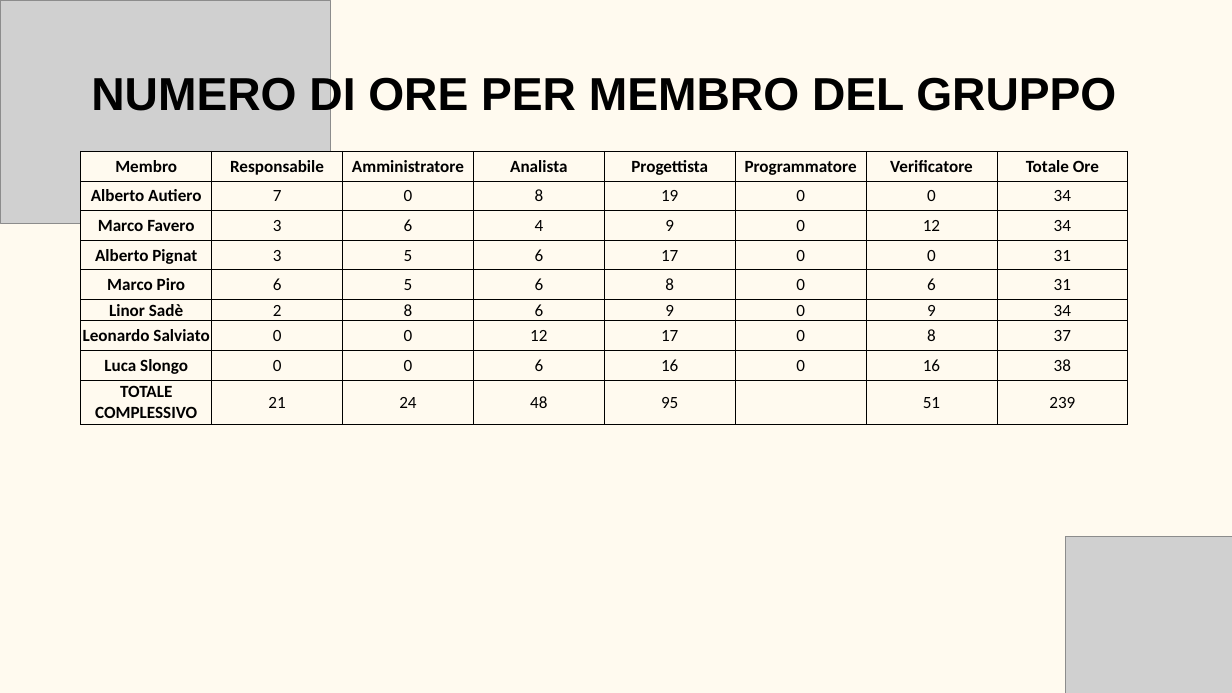
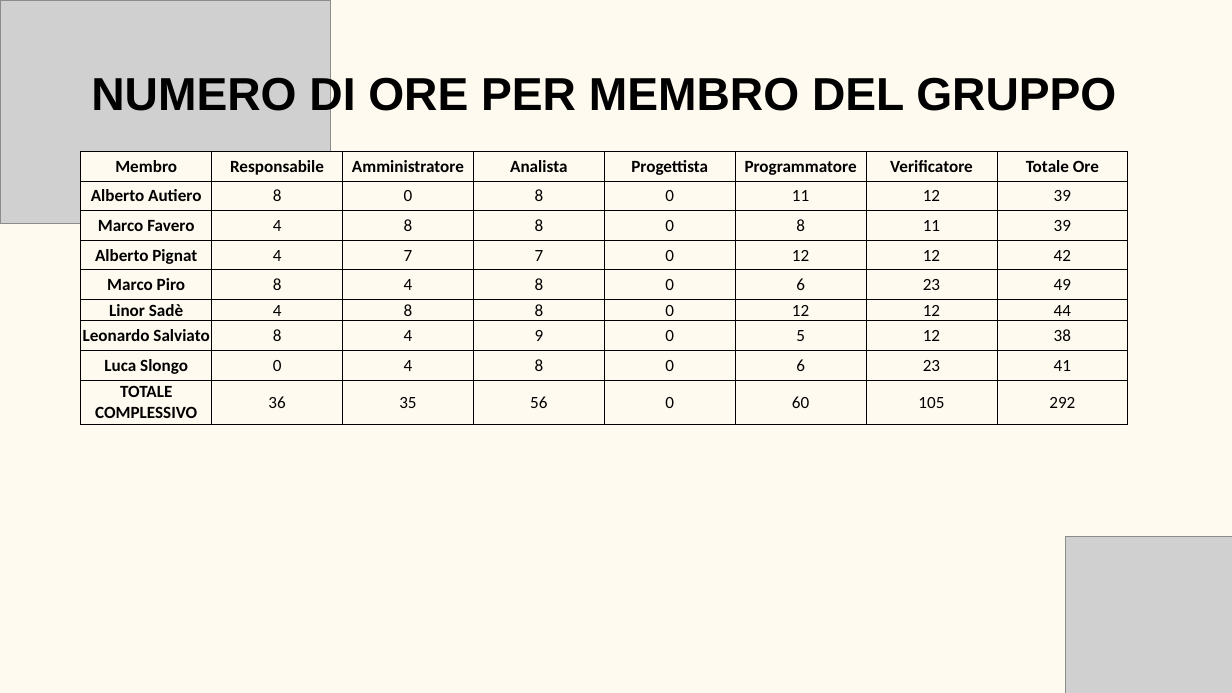
Before and after one commit to BugBustersUnipd/DocumentazioneSWE, a slide deck: slide 10 of RTB/PRESENTAZIONE RTB/Presentazione RTB.pptx. Drawn at 1232x693 pixels with LibreOffice and Linux fonts; fonts in the diff are those of the drawing; grey boxes stand for pictures. Boxes give left, top, right and bottom in pixels: in the first picture for what was removed or moved away, otherwise in the second. Text is boxed around its words. In the diff, an @@ line names an element or a change of style, - is before the commit and + after.

```diff
--- a/RTB/PRESENTAZIONE RTB/Presentazione RTB.pptx
+++ b/RTB/PRESENTAZIONE RTB/Presentazione RTB.pptx
@@ table at (x1=81, y1=151, x2=1125, y2=424) @@
-row 2: Alberto Autiero | 7 | 0 | 8 | 19 | 0 | 0 | 34
+row 2: Alberto Autiero | 8 | 0 | 8 | 0 | 11 | 12 | 39
-row 3: Marco Favero | 3 | 6 | 4 | 9 | 0 | 12 | 34
+row 3: Marco Favero | 4 | 8 | 8 | 0 | 8 | 11 | 39
-row 4: Alberto Pignat | 3 | 5 | 6 | 17 | 0 | 0 | 31
+row 4: Alberto Pignat | 4 | 7 | 7 | 0 | 12 | 12 | 42
-row 5: Marco Piro | 6 | 5 | 6 | 8 | 0 | 6 | 31
+row 5: Marco Piro | 8 | 4 | 8 | 0 | 6 | 23 | 49
-row 6: Linor Sadè | 2 | 8 | 6 | 9 | 0 | 9 | 34
+row 6: Linor Sadè | 4 | 8 | 8 | 0 | 12 | 12 | 44
-row 7: Leonardo Salviato | 0 | 0 | 12 | 17 | 0 | 8 | 37
+row 7: Leonardo Salviato | 8 | 4 | 9 | 0 | 5 | 12 | 38
-row 8: Luca Slongo | 0 | 0 | 6 | 16 | 0 | 16 | 38
+row 8: Luca Slongo | 0 | 4 | 8 | 0 | 6 | 23 | 41
-row 9: TOTALE COMPLESSIVO | 21 | 24 | 48 | 95 |  | 51 | 239
+row 9: TOTALE COMPLESSIVO | 36 | 35 | 56 | 0 | 60 | 105 | 292
```
Also in this commit, not shown: 1 other slide changed, 1 other file.
